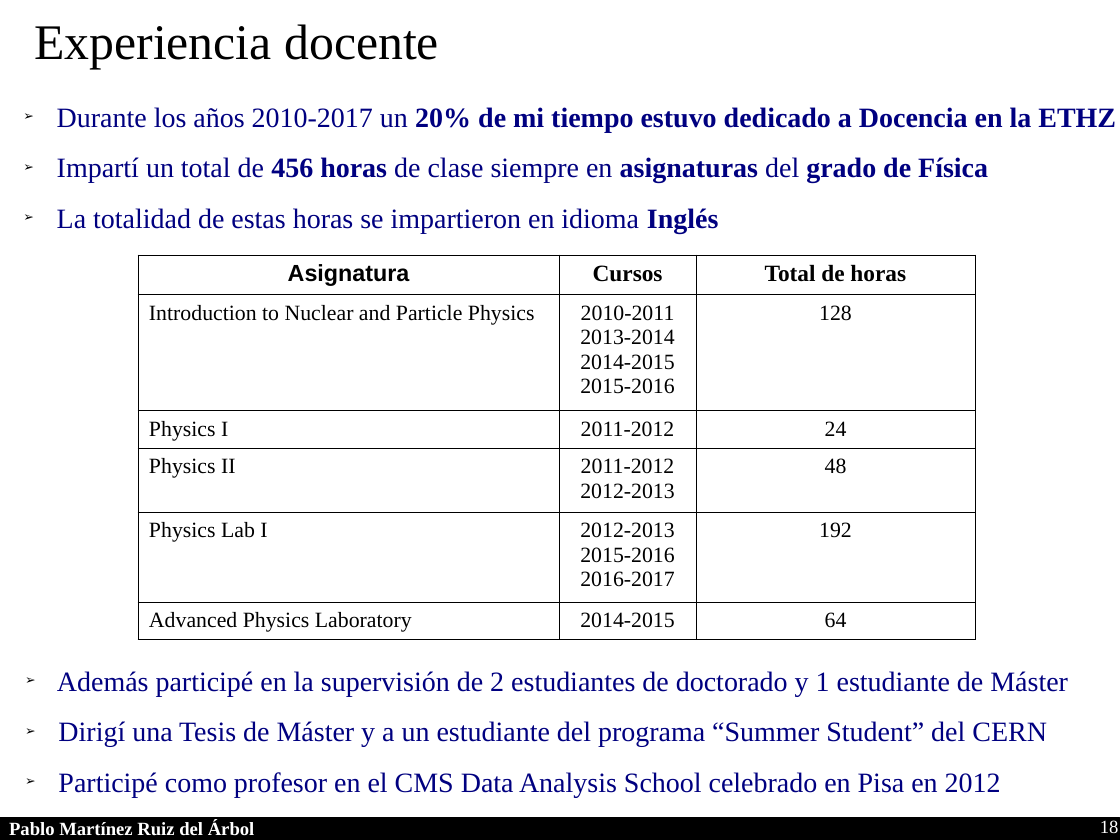
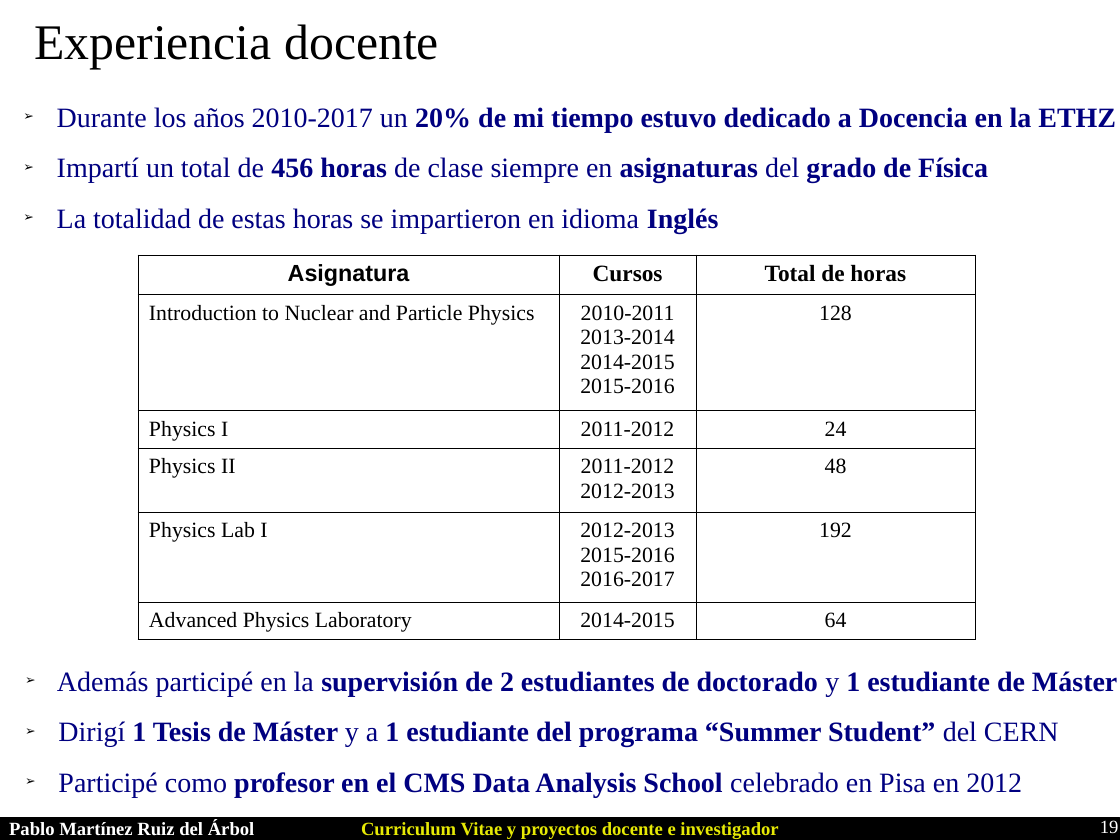
Before and after one commit to parbol/Plaza, a slide deck: slide 19 of Presentacion/Presentacion.odp (slide 18 before the commit). Drawn at 1120x840 pixels with LibreOffice and Linux fonts; fonts in the diff are those of the drawing. Boxes give left, top, right and bottom in pixels: in the first picture for what was removed or moved away, otherwise in the second. Text is boxed around its words. In the diff, an @@ line names an element or a change of style, - is before the commit and + after.

```diff
--- a/Presentacion/Presentacion.odp
+++ b/Presentacion/Presentacion.odp
@@ text at [57, 671, 1117, 797]: bold on in "supervisión de 2 estudiantes de doctorado 1 ...", "profesor en el CMS Data Analysis School" @@
@@ text at [58, 721, 1059, 747]: text changed; bold on @@
-➢ Dirigí una Tesis de Máster y a un estudiante del programa “Summer Student” del CERN
+➢ Dirigí 1 Tesis de Máster y a 1 estudiante del programa “Summer Student” del CERN
@@ text added at [361, 822, 778, 839], 12 pt, text #E6E905, bold @@
+Curriculum Vitae y proyectos docente e investigador
@@ page number at [1100, 820, 1119, 834]: text changed @@
-18
+19
```
Also in this commit, not shown: 17 other slides changed, 3 slides added, 2 slides removed.
